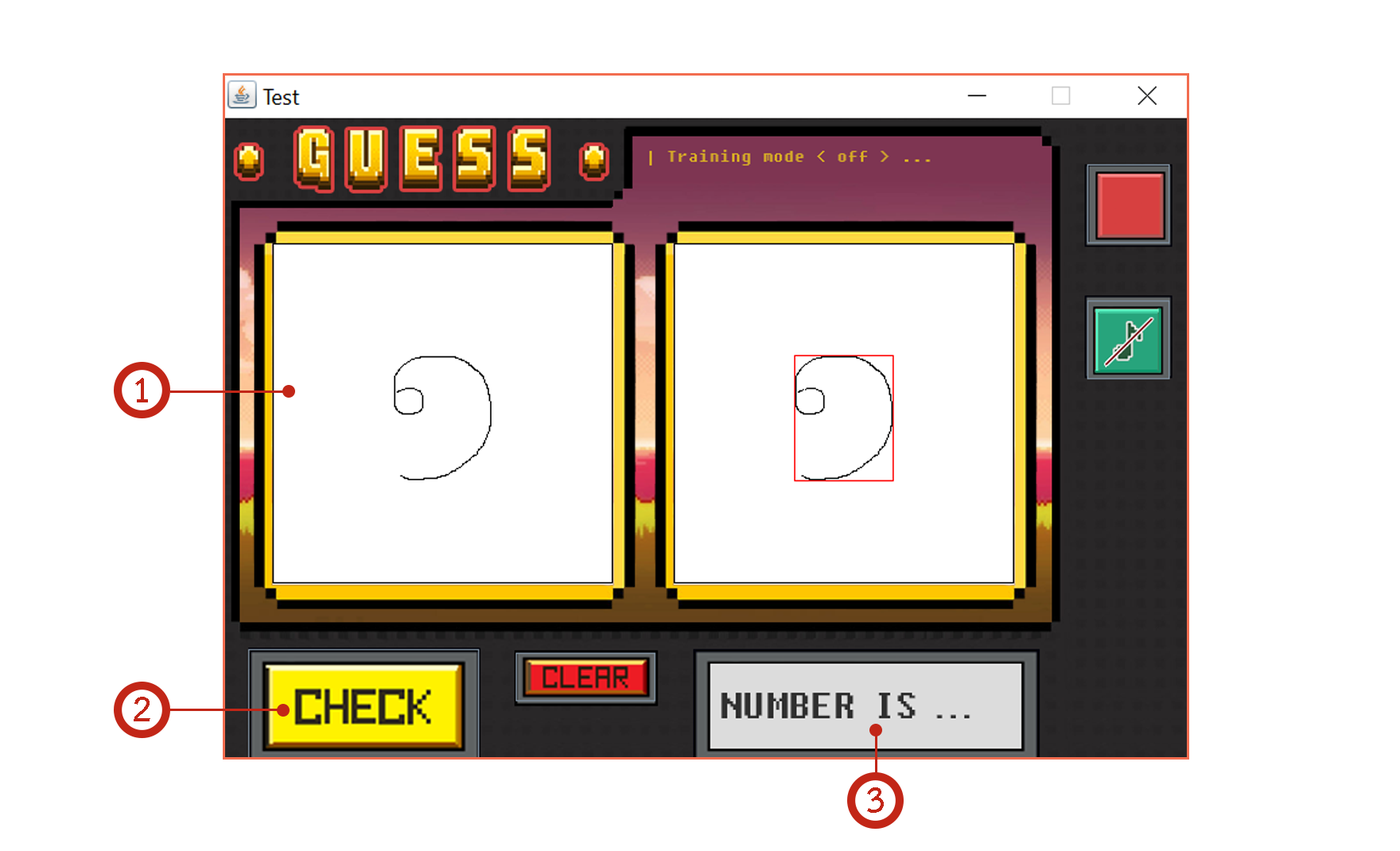
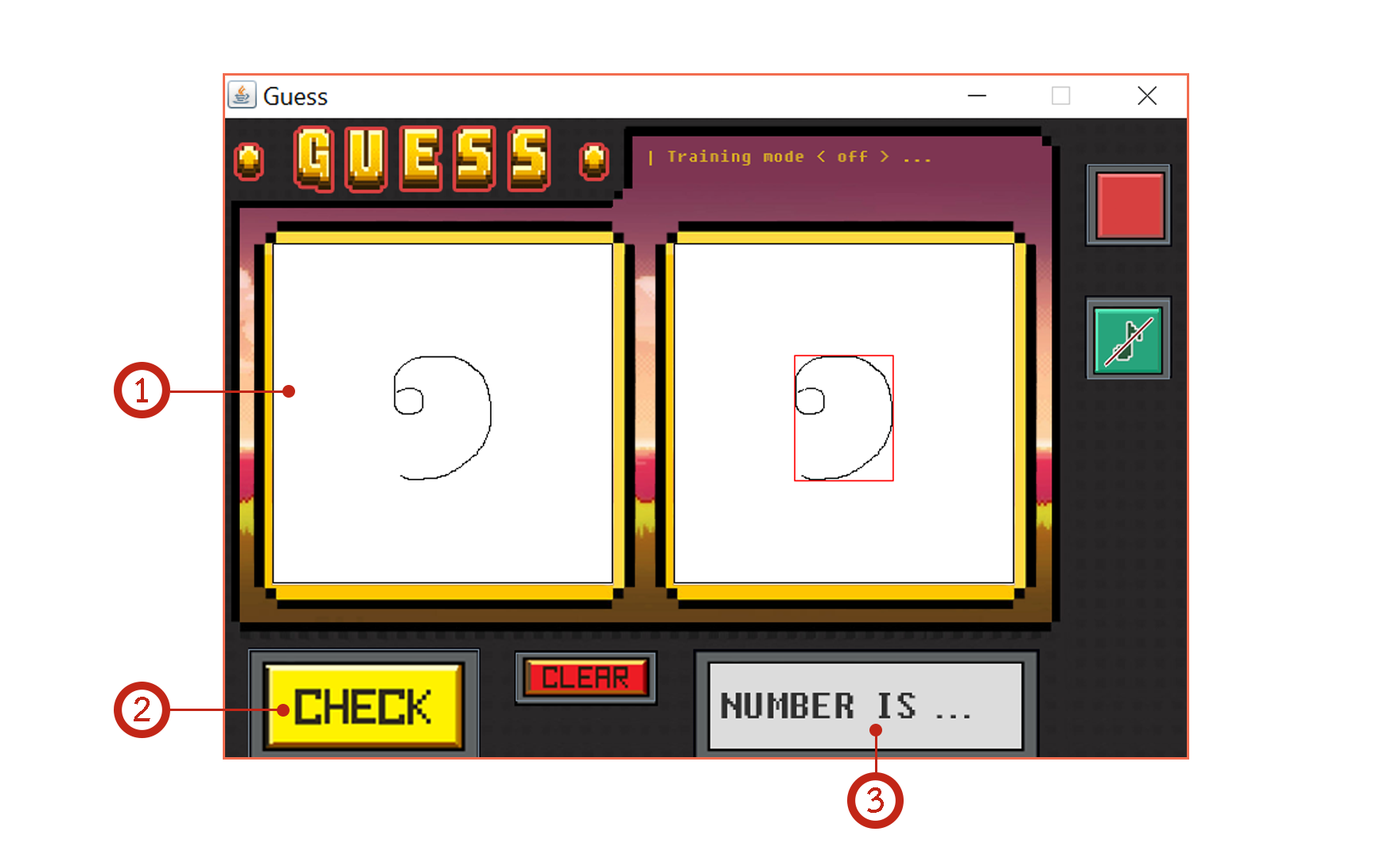
The second 1400 x 851 image is a revision of the first. Changes to its layers:
added layer "Layer 3" above "Layer 2" over [262, 86, 329, 106]
